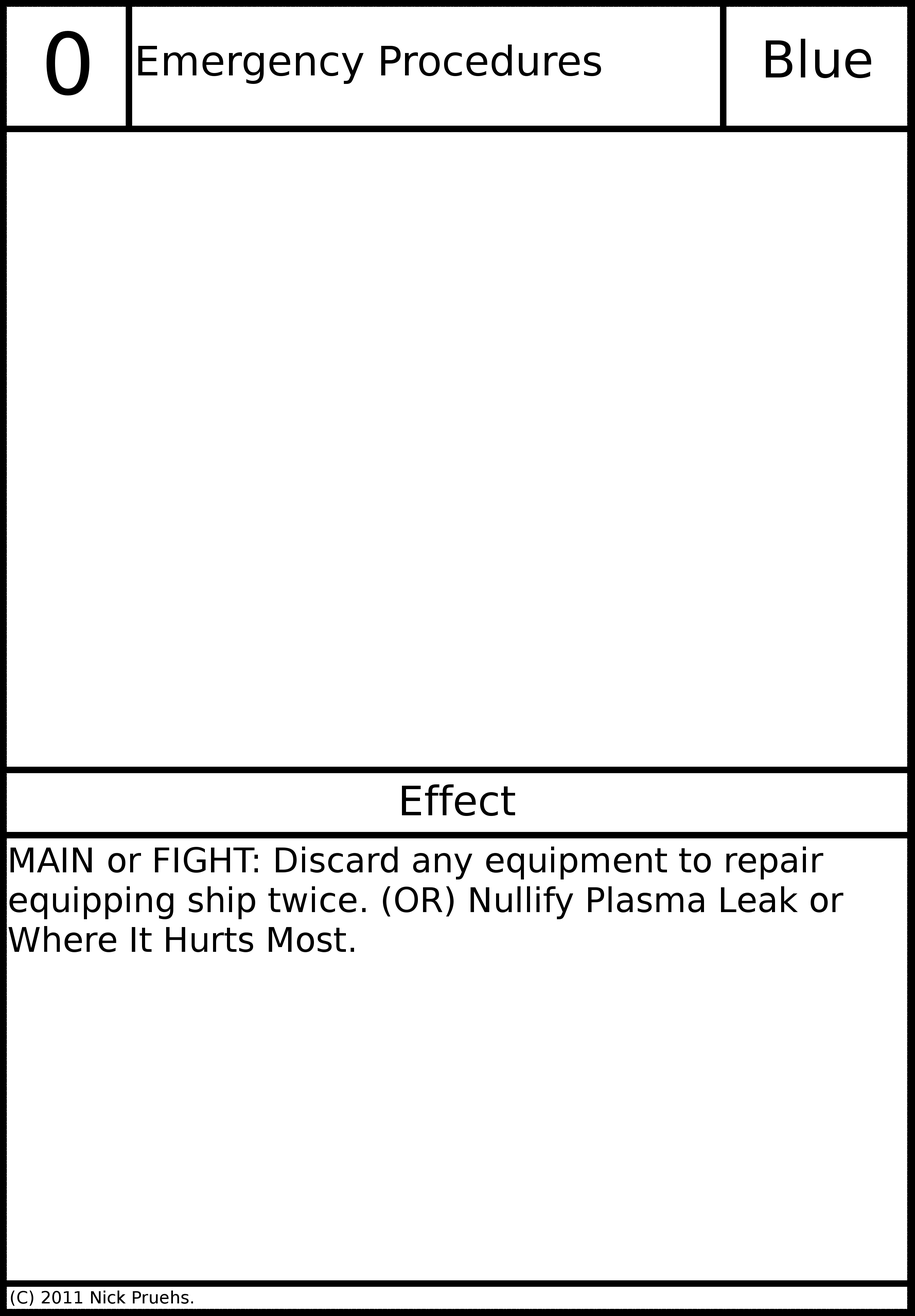
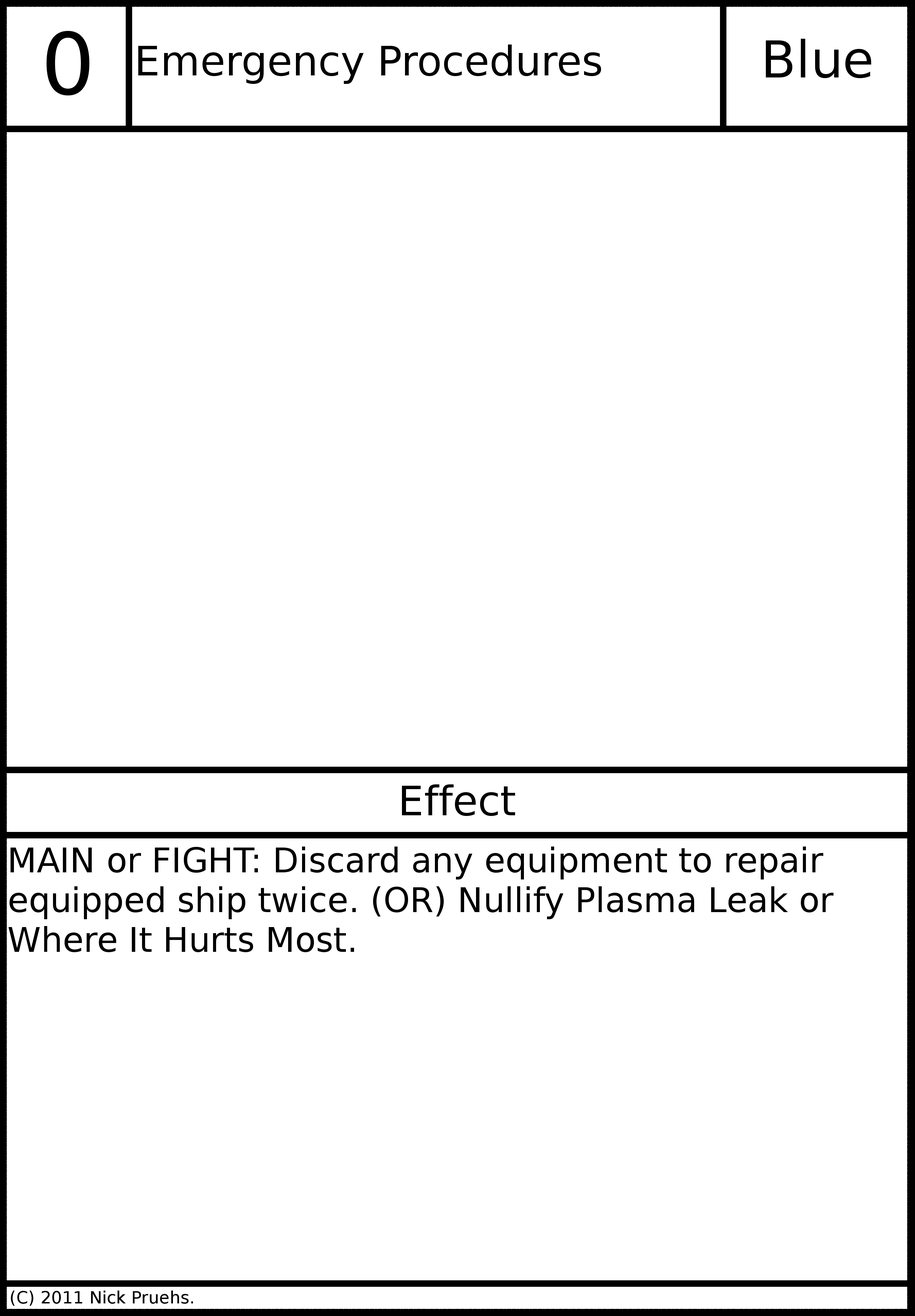
The second (915, 1316) image is a revision of the first. Changes to its layers:
painted on "Card Text" over [125, 886, 843, 920]
